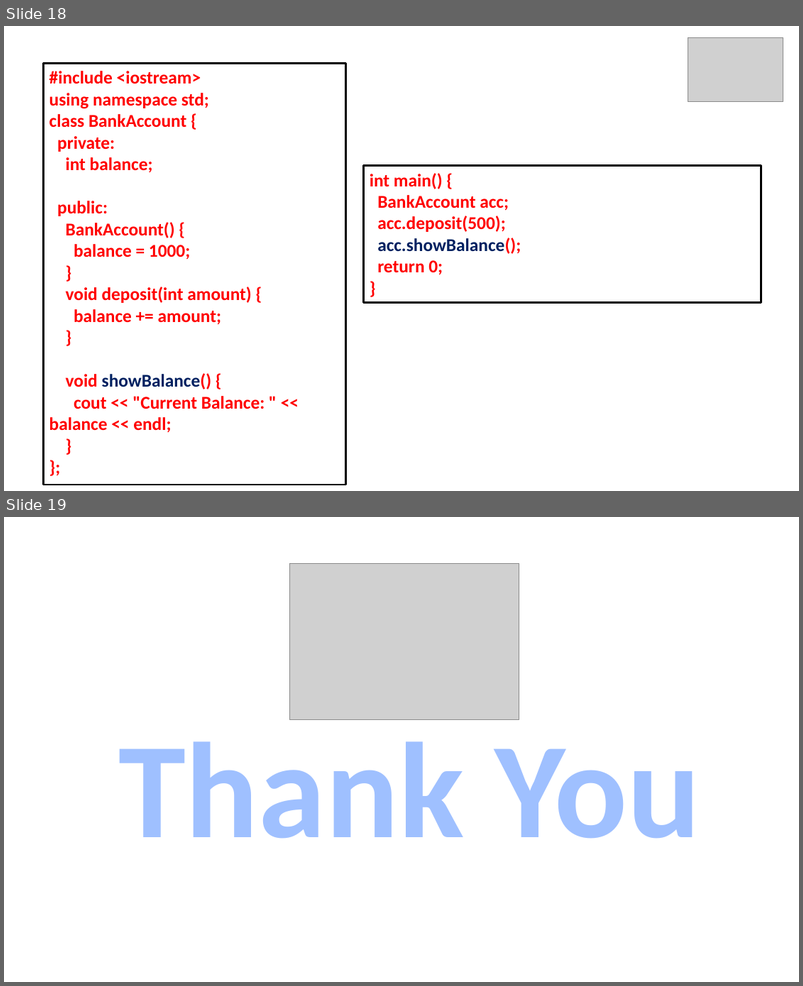
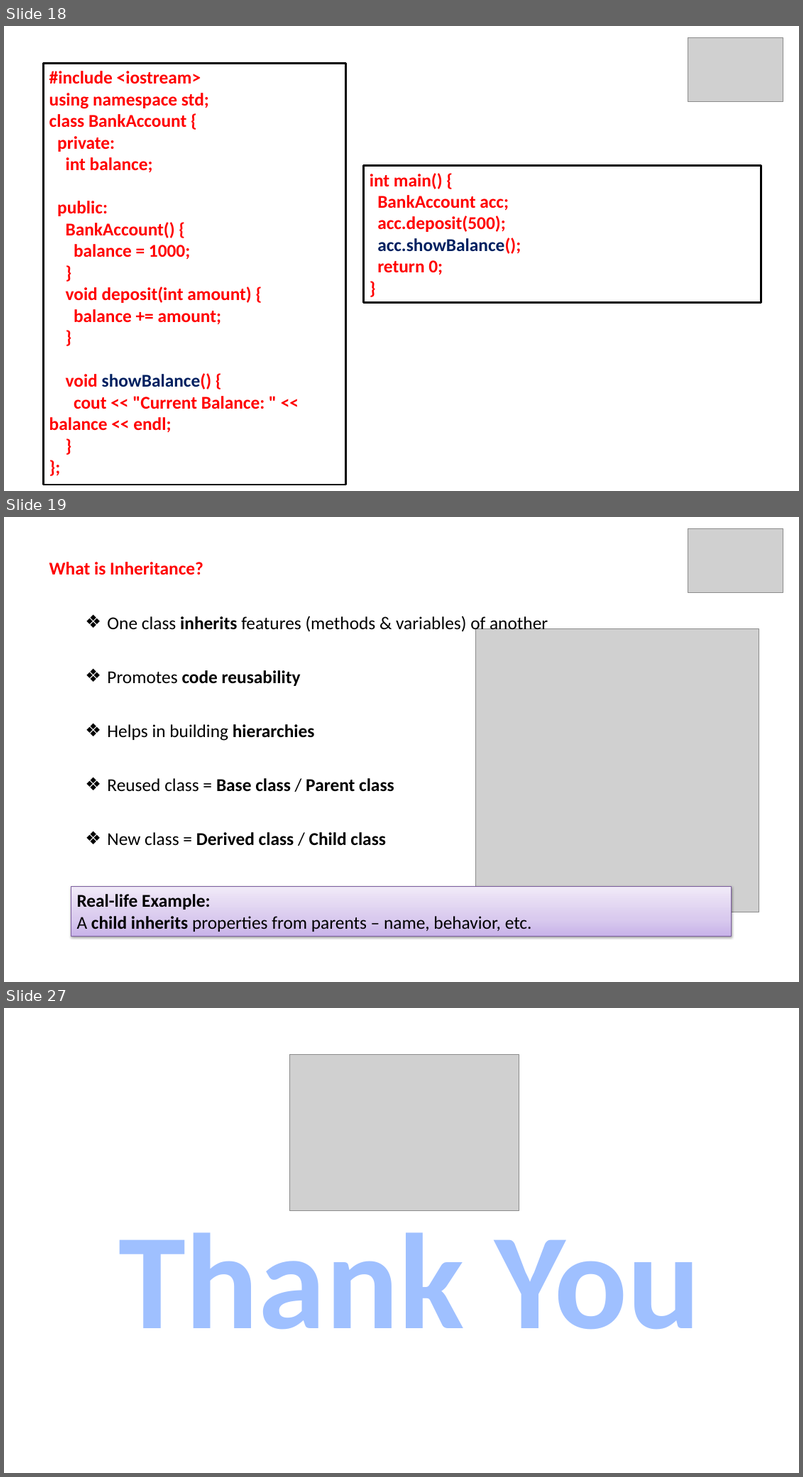
Before and after one commit to ParthasarathiSwain/C-plus-plus-Tutorial, a slide deck: Day 19/OOP.pptx. Shown one above the other, each under a label of ours: slides 18 and 19 before the commit, slides 18, 19 and 27 after it; the slides between them are not shown. The pictures are 803x986 and 803x1477 pixels, drawn with LibreOffice and Linux fonts; fonts in the diff are those of the drawing; grey boxes stand for pictures. Boxes give left, top, right and bottom in pixels: in the first picture for what was removed or moved away, otherwise in the second. Text is boxed around its words. In the diff, an @@ line names an element or a change of style, - is before the commit and + after.

```diff
--- a/Day 19/OOP.pptx
+++ b/Day 19/OOP.pptx
@@ slide 19 added at [4,517,799,982], background #FFFFFF @@
@@ picture added at [688,529,784,592] @@
@@ text added at [49,562,548,846], 22 pt, text #000000, bold @@
+What is Inheritance?
+  ❖ One class inherits features (methods & variables) of another
+  ❖ Promotes code reusability
+  ❖ Helps in building hierarchies
+  ❖ Reused class = Base class / Parent class
+  ❖ New class = Derived class / Child class
@@ picture added at [475,628,759,912] @@
@@ rectangle added at [71,886,731,936], fill gradient #C9B5E8 to #D8CBEE to #F0EAF9, outline #7D60A0 0.75 pt, 22 pt, text #000000 @@
+Real-life Example:
+A child inherits properties from parents – name, behavior, etc.
@@ what was slide 19 is now slide 27 @@
```
Also in this commit, not shown: 1 slide changed, 7 other slides added, 13 other files.
